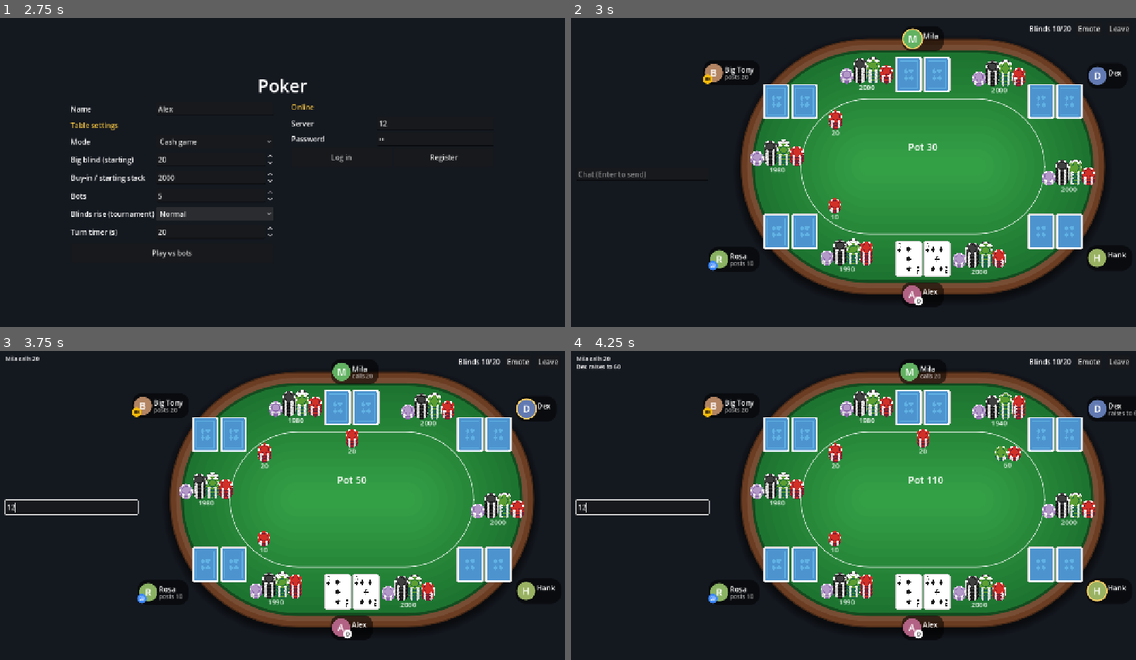
Above: before the commit, frames 1-4 (two rows, left to right).
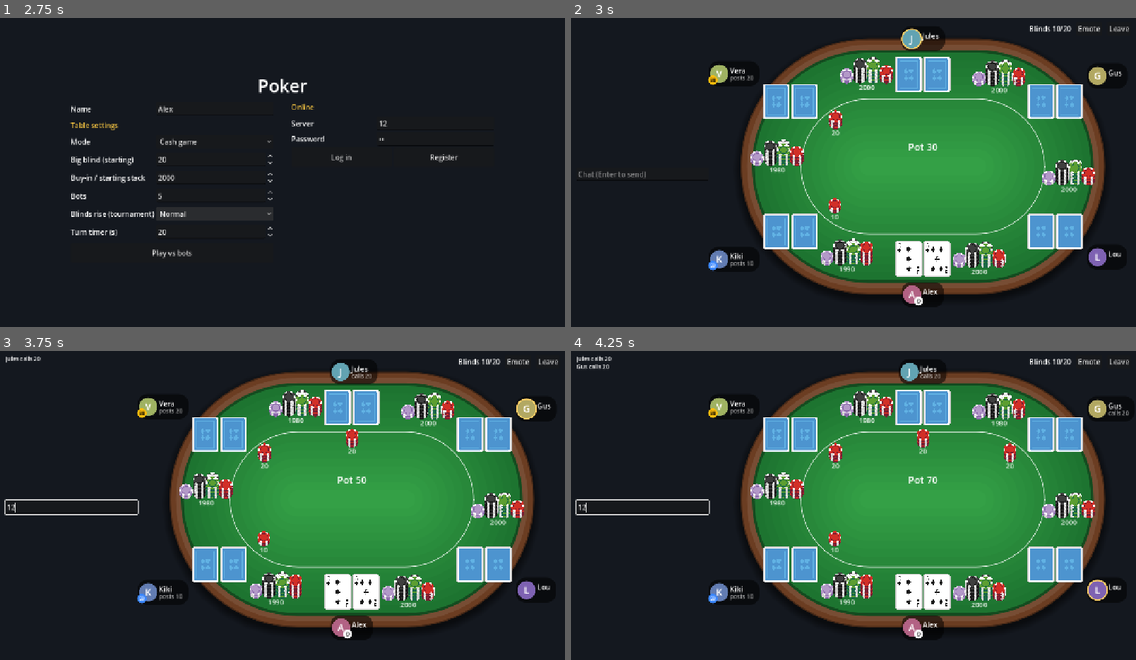
Above: after the commit, the same moments.

Repository: Skyerial/SimplePoker
Game: Godot game, scene res://ui/lobby.tscn
The game is run twice, just before and just after one commit, with the same random seed, the same clock (stepped at 60 frames per second) and the same inputs.
Inputs (mouse positions are in pixels of both pictures, inside the frame that each line leads up to):
- Up to frame 1 (2.75 s): click (214, 107) at 0.52 s; type "Alex" at 0.6 s; click (435, 123) at 0.75 s; type "12" at 0.83 s; click (435, 138) at 0.98 s; type "12" at 1.07 s; click "Normal" at 1.25 s; click "Normal" at 2 s
- Up to frame 2 (3 s): click "Play vs bots" at 2.75 s
- Up to frame 3 (3.75 s): click (73, 508) at 3.52 s; type "12" at 3.6 s
- Up to frame 4 (4.25 s): no input

Frame 1 is identical in both runs. In frame 2, 1.2% of the frame differs, in the area x 23-99%, y 3-82%; in frame 3, 1.2%; in frame 4, 1.8%, in the area x 1-100%, y 1-82%.

Commit message:
fix visual bugs

Diff:
--- a/poker/engine/bot.gd
+++ b/poker/engine/bot.gd
@@ -2,29 +2,85 @@
 extends RefCounted
 ## Picks an action for one seat using only what that player can see:
 ## its own hole cards, the board, the pot and how many opponents are left.
+## Each bot is a character with a main style and a few moods it slips into
+## on tilt, when short-stacked, or now and then for no reason.
 
-enum Style { ROCK, CALLING_STATION, GRINDER, MANIAC }
-const STYLE_NAMES := ["Rock", "Calling station", "Grinder", "Maniac"]
+enum Style { ROCK, CALLING_STATION, GRINDER, MANIAC, NIT, TRAPPER, BLUFFER, GAMBLER }
+const STYLE_NAMES := ["Rock", "Calling station", "Grinder", "Maniac", "Nit", "Trapper", "Bluffer", "Gambler"]
 
 ## Strength = equity x players in the hand, so 1.0 is an average hand.
 ## play: strength needed to enter pre-flop. raise: strength needed to raise.
 ## margin: equity needed above pot odds to call. aggression: chance to raise
-## when strong enough. bluff: chance to raise regardless.
+## when strong enough. bluff: chance to raise regardless. trap: chance to just
+## check/call a raise-worthy hand before the river. size: raise as share of the pot.
 const PROFILES := {
-	Style.ROCK: {play = 1.2, raise = 1.6, margin = 0.08, aggression = 0.5, bluff = 0.02},
-	Style.CALLING_STATION: {play = 0.75, raise = 1.9, margin = -0.12, aggression = 0.2, bluff = 0.02},
-	Style.GRINDER: {play = 1.0, raise = 1.35, margin = 0.03, aggression = 0.8, bluff = 0.08},
-	Style.MANIAC: {play = 0.7, raise = 1.1, margin = -0.08, aggression = 0.9, bluff = 0.25},
+	Style.ROCK: {play = 1.2, raise = 1.6, margin = 0.08, aggression = 0.5, bluff = 0.02, trap = 0.1, size = [0.5, 0.8]},
+	Style.CALLING_STATION: {play = 0.75, raise = 1.9, margin = -0.12, aggression = 0.2, bluff = 0.02, trap = 0.3, size = [0.4, 0.7]},
+	Style.GRINDER: {play = 1.0, raise = 1.35, margin = 0.03, aggression = 0.8, bluff = 0.08, trap = 0.1, size = [0.6, 0.9]},
+	Style.MANIAC: {play = 0.7, raise = 1.1, margin = -0.08, aggression = 0.9, bluff = 0.25, trap = 0.0, size = [0.7, 1.3]},
+	Style.NIT: {play = 1.45, raise = 1.8, margin = 0.12, aggression = 0.6, bluff = 0.0, trap = 0.2, size = [0.5, 0.7]},
+	Style.TRAPPER: {play = 1.0, raise = 1.4, margin = 0.0, aggression = 0.7, bluff = 0.04, trap = 0.65, size = [0.7, 1.1]},
+	Style.BLUFFER: {play = 0.9, raise = 1.3, margin = 0.02, aggression = 0.7, bluff = 0.35, trap = 0.0, size = [0.8, 1.2]},
+	Style.GAMBLER: {play = 0.8, raise = 1.25, margin = -0.05, aggression = 0.8, bluff = 0.15, trap = 0.0, size = [1.5, 3.0]},
 }
 
+## Seat fillers: each has a main style and 2-3 moods.
+const CHARACTERS := [
+	{name = "Rosa", main = Style.ROCK, moods = [Style.GRINDER, Style.TRAPPER]},
+	{name = "Big Tony", main = Style.MANIAC, moods = [Style.GAMBLER, Style.CALLING_STATION]},
+	{name = "Mila", main = Style.GRINDER, moods = [Style.TRAPPER, Style.BLUFFER]},
+	{name = "Dex", main = Style.CALLING_STATION, moods = [Style.MANIAC, Style.ROCK]},
+	{name = "Hank", main = Style.NIT, moods = [Style.ROCK, Style.GAMBLER]},
+	{name = "Lou", main = Style.TRAPPER, moods = [Style.GRINDER, Style.NIT]},
+	{name = "Vera", main = Style.BLUFFER, moods = [Style.MANIAC, Style.GRINDER, Style.ROCK]},
+	{name = "Gus", main = Style.GAMBLER, moods = [Style.MANIAC, Style.CALLING_STATION]},
+	{name = "Priya", main = Style.GRINDER, moods = [Style.NIT, Style.BLUFFER]},
+	{name = "Old Walt", main = Style.NIT, moods = [Style.CALLING_STATION, Style.TRAPPER]},
+	{name = "Jules", main = Style.CALLING_STATION, moods = [Style.BLUFFER, Style.GAMBLER]},
+	{name = "Kiki", main = Style.MANIAC, moods = [Style.BLUFFER, Style.TRAPPER, Style.GAMBLER]},
+]
+
+## Minimum buy-in of each venue tier (GDD): Novice, Casual, Regular, Skilled, Shark, Pro.
+const TIER_BUY_INS := [0, 4000, 20000, 80000, 400000, 2000000]
+const TIER_NAMES := ["Novice", "Casual", "Regular", "Skilled", "Shark", "Pro"]
+
+var character: Dictionary
 var style: int
-var samples := 200  ## Monte Carlo runs per decision; the difficulty knob for later tiers.
+var level := 0  ## 0 Novice .. 5 Pro
+var samples := 30  ## Monte Carlo runs per decision
+var noise := 0.15  ## random error added to the equity estimate
+var mistake := 0.12  ## chance to flip a call/fold decision
+var bankroll := 0  ## chips left for rebuys at cash tables
 var rng := RandomNumberGenerator.new()
 
 
-func _init(bot_style: int) -> void:
-	style = bot_style
+func _init(who: Dictionary, skill := 0) -> void:
+	character = who
+	style = who.main
+	level = clampi(skill, 0, 5)
+	var f := level / 5.0
+	samples = 30 + 70 * level
+	noise = 0.15 * (1.0 - f)
+	mistake = 0.12 * (1.0 - f)
 	rng.randomize()
+
+
+static func level_for(buy_in: int) -> int:
+	var l := 0
+	for i in TIER_BUY_INS.size():
+		if buy_in >= TIER_BUY_INS[i]:
+			l = i
+	return l
+
+
+## Picks this hand's style. `lost` is the share of its stack lost last hand.
+func new_hand(stack: int, big_blind: int, lost: float) -> void:
+	var chance := 0.15
+	if lost >= 0.5:
+		chance = 0.6  # tilted
+	elif stack < big_blind * 15:
+		chance = 0.4  # short-stacked
+	style = character.moods[rng.randi() % character.moods.size()] if rng.randf() < chance else character.main
 
 
 ## Returns [action, amount] for PokerTable.act().
@@ -36,12 +92,14 @@
 	for i in PokerTable.MAX_SEATS:
 		if i != seat and table.seats[i] and table.seats[i].in_hand:
 			opponents += 1
-	var eq := equity(me.hole, table.board, opponents)
+	var eq := clampf(equity(me.hole, table.board, opponents) + rng.randf_range(-noise, noise), 0.0, 1.0)
 	var strength := eq * (opponents + 1)
 	var call: int = la.call
 
 	if la.can_raise:
 		var strong: bool = strength >= p.raise and rng.randf() < p.aggression
+		if strong and table.street != PokerTable.Street.RIVER and rng.randf() < p.trap:
+			return ["check" if call == 0 else "call", 0]  # slow-play
 		if strong or rng.randf() < p.bluff:
 			return ["raise", _raise_to(table, la)]
 	if call == 0:
@@ -50,7 +108,10 @@
 	var preflop := table.street == PokerTable.Street.PREFLOP
 	# Pre-flop equity against every random hand is pessimistic, so small calls ride on strength alone.
 	var priced_in: bool = eq >= pot_odds + p.margin or (preflop and call <= table.big_blind * 4)
-	if (strength >= p.play or not preflop) and priced_in:
+	var good: bool = (strength >= p.play or not preflop) and priced_in
+	if rng.randf() < mistake:
+		good = not good
+	if good:
 		return ["call", 0]
 	return ["fold", 0]
 
@@ -87,7 +148,8 @@
 
 func _raise_to(table: PokerTable, la: Dictionary) -> int:
 	var pot_after_call: int = table.pot() + la.call
-	var to := table.current_bet + int(pot_after_call * rng.randf_range(0.5, 1.0))
+	var size: Array = PROFILES[style].size
+	var to := table.current_bet + int(pot_after_call * rng.randf_range(size[0], size[1]))
 	to = roundi(float(to) / table.small_blind) * table.small_blind
 	if to >= la.max_raise_to * 0.8:
 		to = la.max_raise_to  # close to all-in anyway: shove
--- a/poker/net/accounts.gd
+++ b/poker/net/accounts.gd
@@ -6,6 +6,7 @@
 ## but the hand in progress.
 
 const START_CHIPS := 5000
+const MIN_CHIPS := 2000  ## bankroll plus table stacks never drops below this
 const HASH_ROUNDS := 20000
 const NAME_RULE := "^[A-Za-z0-9_]{3,16}$"
 
@@ -28,6 +29,7 @@
 		for stack in a.at_table.values():
 			a.chips += int(stack)
 		a.at_table = {}
+		_floor(a)
 	save()
 
 
@@ -66,6 +68,7 @@
 ## Moves chips from the bankroll to a table. False if they don't have enough.
 func buy_in(player_name: String, table: String, amount: int) -> bool:
 	var a = data[player_name.to_lower()]
+	_floor(a)
 	if a.chips < amount:
 		return false
 	a.chips -= amount
@@ -84,7 +87,16 @@
 	var a = data[player_name.to_lower()]
 	a.chips += int(a.at_table.get(table, 0))
 	a.at_table.erase(table)
+	_floor(a)
 	save()
+
+
+# ponytail: free top-up to MIN_CHIPS whenever you're short; replace with a daily claim (see GDD To do).
+func _floor(a: Dictionary) -> void:
+	var total: int = a.chips
+	for stack in a.at_table.values():
+		total += int(stack)
+	a.chips += maxi(0, MIN_CHIPS - total)
 
 
 ## Writes a temp file first, so a crash mid-write can't corrupt the accounts.
--- a/poker/net/room.gd
+++ b/poker/net/room.gd
@@ -7,7 +7,8 @@
 
 signal send(peer: int, method: StringName, args: Array)
 
-const BOT_NAMES := ["Rosa", "Big Tony", "Mila", "Dex", "Hank"]
+const BOT_QUIT_CHANCE := 0.3  ## chance a bot leaves after losing half its stack or more in a hand (cash)
+const BOT_MAX_REBUYS := 3  ## a bot brings 0..this many extra buy-ins as its bankroll
 const EMOTES := ["Nice hand", "Hmm…", "Haha", "Grr", "GG", "Wow", "Oops", "Bluff?"]
 const BOT_DELAY := 0.7
 const NEXT_HAND_DELAY := 3.0
@@ -29,6 +30,7 @@
 var finished := false
 var idle := true  ## no hand running and none scheduled
 var bots := {}  # seat -> PokerBot
+var bot_stacks := {}  # seat -> bot stack when the last hand started
 var peer_seat := {}  # peer id -> seat, -1 while watching
 var peer_names := {}  # peer id -> name
 var waiting := {}  # peer id -> name, sits down between hands (cash)
@@ -258,6 +260,7 @@
 	away.erase(seat)
 	bank.erase(seat)
 	bots.erase(seat)
+	bot_stacks.erase(seat)
 	for peer in peer_seat:
 		if peer_seat[peer] == seat:
 			peer_seat[peer] = -1
@@ -273,8 +276,7 @@
 		return
 	var free := range(PokerTable.MAX_SEATS).filter(func(i): return table.seats[i] == null)
 	for k in mini(settings.bots, free.size()):
-		table.sit(free[k], BOT_NAMES[k], settings.stack, true)
-		bots[free[k]] = PokerBot.new(k % 4)
+		_add_bot(free[k])
 	if _alive().size() < 2:
 		_log("Need at least 2 players: add bots or wait for a friend")
 		return
@@ -452,10 +454,8 @@
 		for peer in waiting.keys():
 			_sit_human(peer, waiting[peer])
 			waiting.erase(peer)
-		for seat in bots:
-			if table.seats[seat].stack == 0:
-				table.seats[seat].stack = settings.stack  # bots get a fresh stack from the house
-				_log("%s rebuys" % table.seats[seat].name)
+		for seat in bots.keys():
+			_bot_after_hand(seat)
 	else:
 		if _alive().size() == 1:
 			finished = true
@@ -464,8 +464,54 @@
 			_mark_dirty()
 			return
 		_set_blind_level()
+	bot_stacks.clear()
+	for seat in bots:
+		var lost := 1.0 - float(table.seats[seat].stack) / maxi(1, _last_stack(seat))
+		bots[seat].new_hand(table.seats[seat].stack, table.big_blind, lost)
+		bot_stacks[seat] = table.seats[seat].stack
 	idle = not table.start_hand()
 	_mark_dirty()
+
+
+func _last_stack(seat: int) -> int:
+	return bot_stacks.get(seat, table.seats[seat].stack)
+
+
+## Seats a new bot whose skill matches the buy-in. Only call between hands.
+func _add_bot(seat: int, gone := "") -> void:
+	var taken := table.seats.filter(func(s): return s != null).map(func(s): return s.name) + [gone]
+	var free := PokerBot.CHARACTERS.filter(func(c): return not taken.has(c.name))
+	var who: Dictionary = free.pick_random() if not free.is_empty() else PokerBot.CHARACTERS.pick_random()
+	var bot := PokerBot.new(who, PokerBot.level_for(settings.stack))
+	bot.bankroll = settings.stack * randi_range(0, BOT_MAX_REBUYS)
+	table.sit(seat, who.name, settings.stack, true)
+	bots[seat] = bot
+	bot_stacks.erase(seat)
+	if started:
+		_log("%s sits down" % who.name)
+
+
+## Cash tables: after a bad hand a bot may quit; a busted one rebuys from its
+## bankroll or leaves. Someone new takes the seat either way.
+func _bot_after_hand(seat: int) -> void:
+	var s = table.seats[seat]
+	var bot: PokerBot = bots[seat]
+	var hard: bool = s.stack * 2 <= _last_stack(seat)
+	var why := ""
+	if hard and randf() < BOT_QUIT_CHANCE:
+		why = "has had enough and leaves"
+	elif s.stack == 0 and bot.bankroll < settings.stack:
+		why = "is out of chips and leaves"
+	elif s.stack == 0:
+		bot.bankroll -= settings.stack
+		s.stack = settings.stack
+		bot_stacks[seat] = s.stack
+		_log("%s rebuys" % s.name)
+	if why:
+		var gone: String = s.name
+		_log("%s %s" % [gone, why])
+		_stand(seat)
+		_add_bot(seat, gone)
 
 
 @warning_ignore("integer_division")
--- a/poker/tests/run_tests.gd
+++ b/poker/tests/run_tests.gd
@@ -11,6 +11,7 @@
 	test_uncontested()
 	test_side_pots()
 	test_bot_marathon()
+	test_bots_come_and_go()
 	test_antes()
 	test_accounts()
 	test_chip_breakdown()
@@ -118,7 +119,7 @@
 	var bots := []
 	for i in 6:
 		t.sit(i, "Bot%d" % i, 2000, true)
-		var b := PokerBot.new(i % 4)
+		var b := PokerBot.new(PokerBot.CHARACTERS[i], i)
 		b.samples = 20
 		b.rng.seed = i
 		bots.append(b)
@@ -128,6 +129,8 @@
 			if s.stack == 0:
 				s.stack = 2000
 				chips += 2000
+		for i in 6:
+			bots[i].new_hand(t.seats[i].stack, 20, 0.6)
 		t.start_hand()
 		var steps := 0
 		while t.hand_running and steps < 200:
@@ -141,6 +144,22 @@
 		if total != chips:
 			check(false, "hand %d: chips not conserved (%d != %d)" % [h, total, chips])
 			return
+
+
+func test_bots_come_and_go() -> void:
+	check(PokerBot.level_for(2000) == 0 and PokerBot.level_for(50000) == 2 and PokerBot.level_for(5000000) == 5,
+			"bot skill follows the venue buy-in tiers")
+	var room := TableRoom.new(8, 5, "Sky", {mode = "cash", bb = 20, stack = 2000, bots = 2, speed = "Normal", turn_time = 20}, null)
+	room._add_bot(0)
+	room._add_bot(1)
+	check(room.table.seats[0].name != room.table.seats[1].name, "bots at a table have different names")
+	var old: String = room.table.seats[0].name
+	room.bots[0].bankroll = 0
+	room.table.seats[0].stack = 0
+	room._bot_after_hand(0)
+	check(room.table.seats[0].name != old and room.table.seats[0].stack == 2000,
+			"a busted bot with no bankroll leaves and someone new sits down")
+	room.free()
 
 
 func test_antes() -> void:
@@ -192,6 +211,11 @@
 	var b := Accounts.new(ACCOUNTS_FILE)
 	check(b.chips("Sky") == 6500, "after a crash the table stack goes back to the bankroll")
 	check(b.login("Sky", "secret1") == "", "accounts survive a restart")
+	b.set_stack("Sky", "1", 0)
+	b.buy_in("Sky", "1", 6500)
+	b.set_stack("Sky", "1", 0)
+	b.settle("Sky", "1")
+	check(b.chips("Sky") == Accounts.MIN_CHIPS, "a broke player is topped up to the minimum: got %d" % b.chips("Sky"))
 	DirAccess.remove_absolute(ACCOUNTS_FILE)
 
 
Not shown, removed: Card_Game_GFX.zip
Not shown, changed: GDD.md
Not shown, removed: poker.rar
